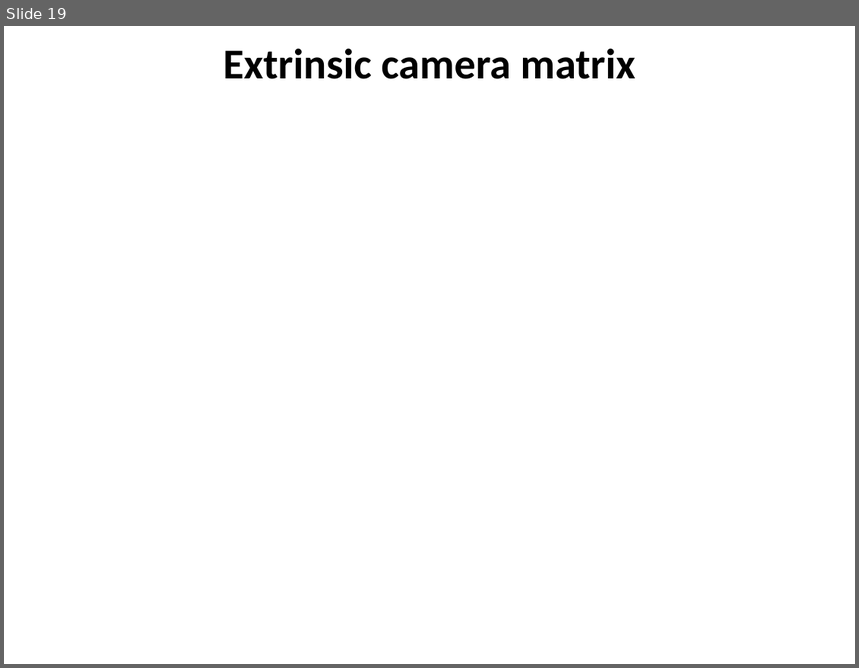
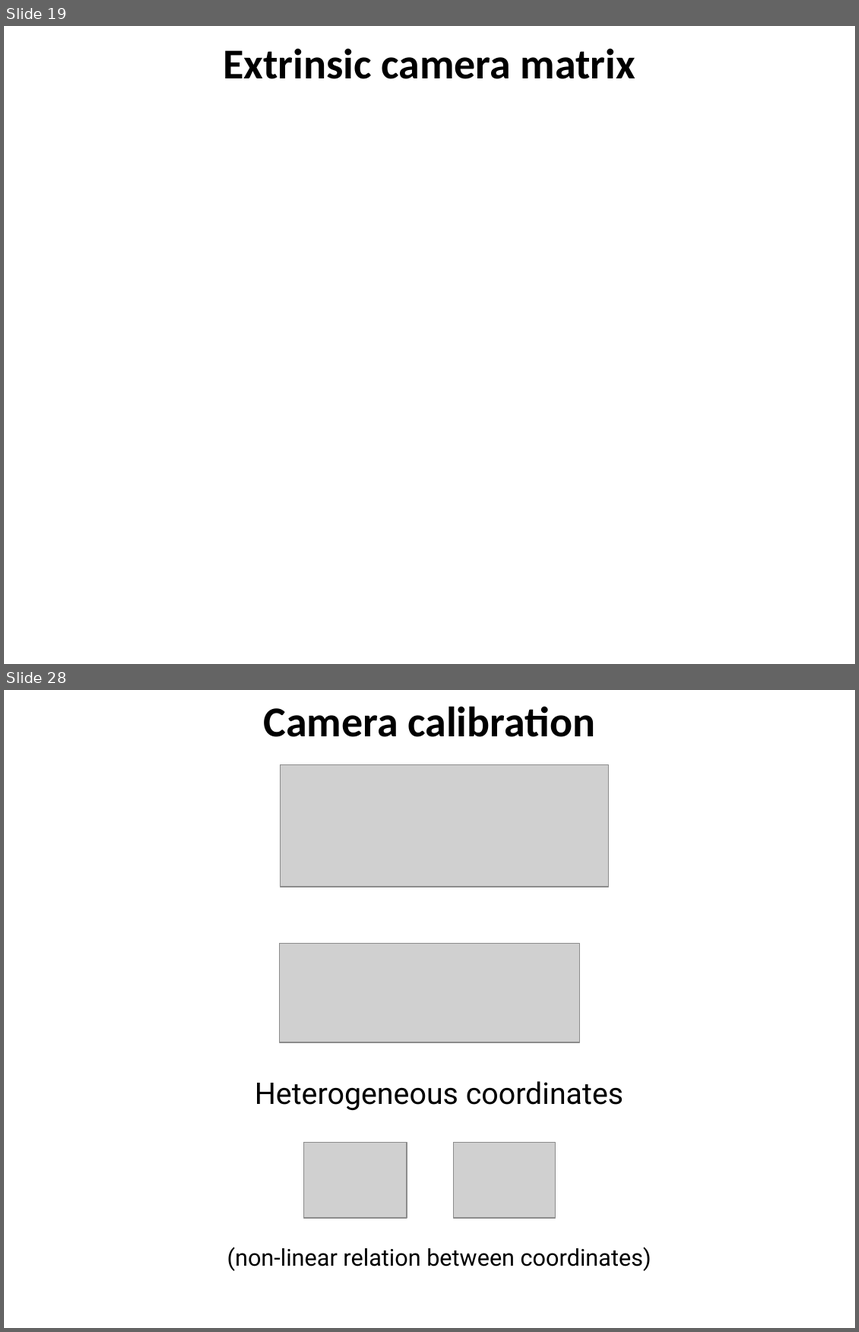
Before and after one commit to YoniChechik/AI_is_Math, a slide deck: c_07_camera_calibration/camera calibration.pptx. Shown one above the other, each under a label of ours: slide 19 before the commit, slides 19 and 28 after it; the slides between them are not shown. The pictures are 859x668 and 859x1332 pixels, drawn with LibreOffice and Linux fonts; fonts in the diff are those of the drawing; grey boxes stand for pictures. Boxes give left, top, right and bottom in pixels: in the first picture for what was removed or moved away, otherwise in the second. Text is boxed around its words. In the diff, an @@ line names an element or a change of style, - is before the commit and + after.

Commit message:
finished camera calib

```diff
--- a/c_07_camera_calibration/camera calibration.pptx
+++ b/c_07_camera_calibration/camera calibration.pptx
@@ slide 28 added at (4, 690, 855, 1328), background #FFFFFF @@
@@ text added at (263, 706, 595, 737), 36 pt, text #000000, bold @@
+Camera calibration
@@ picture added at (280, 765, 608, 887) @@
@@ picture added at (280, 944, 579, 1043) @@
@@ text added at (255, 1081, 623, 1111), 25.3 pt, text #000000 @@
+Heterogeneous coordinates
@@ picture added at (303, 1143, 407, 1219) @@
@@ picture added at (453, 1143, 555, 1219) @@
@@ text added at (227, 1247, 652, 1271), 19.7 pt, text #000000 @@
+(non-linear relation between coordinates)
```
Also in this commit, not shown: 21 other slides added.
